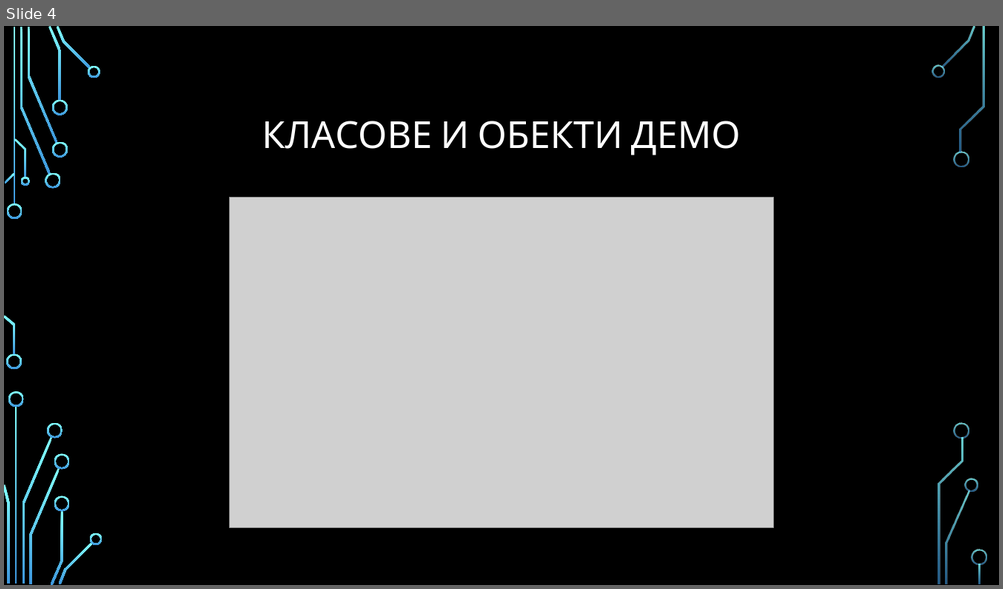
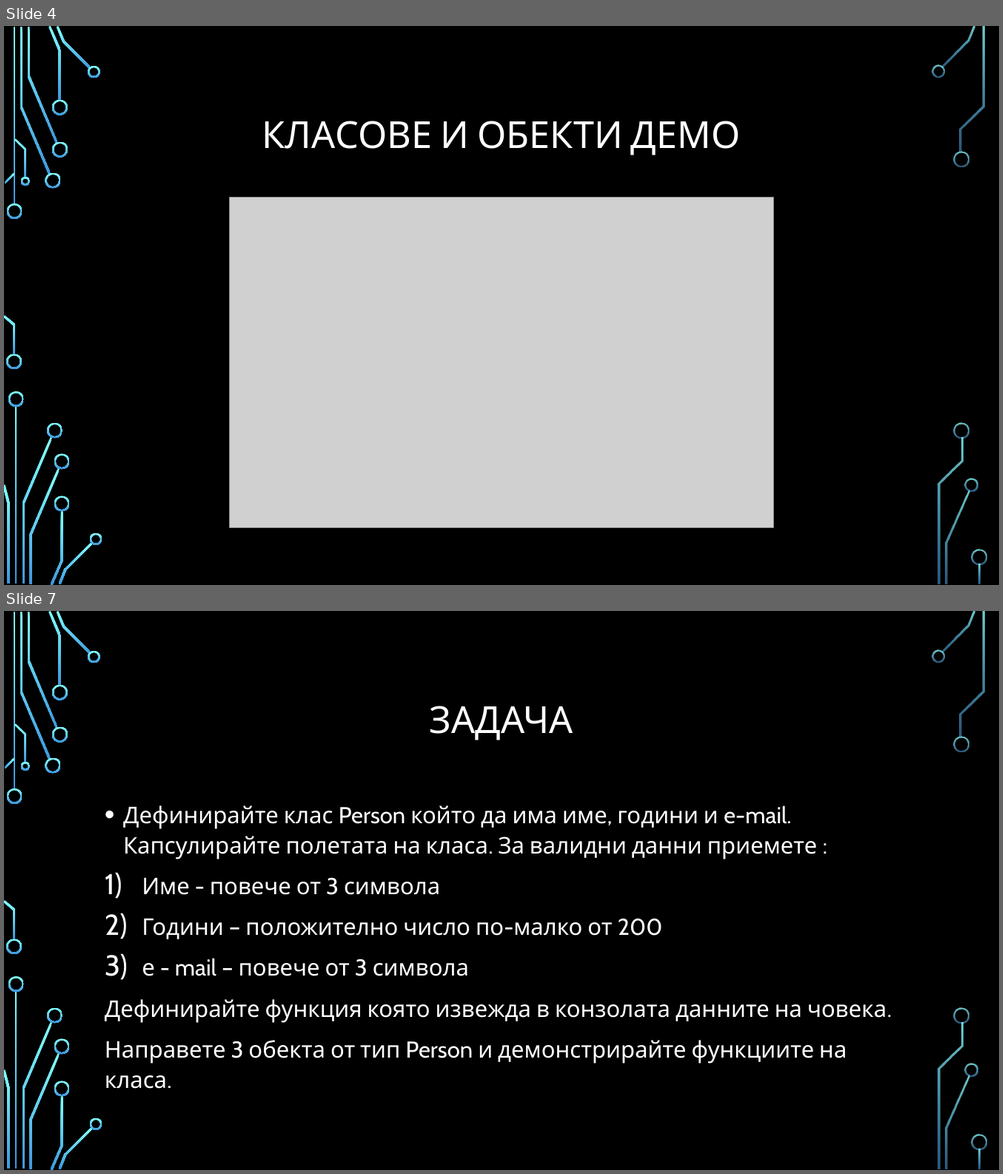
Before and after one commit to Bilyukov/java-course, a slide deck: 05.classes-and-object.pptx. Shown one above the other, each under a label of ours: slide 4 before the commit, slides 4 and 7 after it; the slides between them are not shown. The pictures are 1003x589 and 1003x1174 pixels, drawn with LibreOffice and Linux fonts; fonts in the diff are those of the drawing; grey boxes stand for pictures; background and template pictures are left out. Boxes give left, top, right and bottom in pixels: in the first picture for what was removed or moved away, otherwise in the second. Text is boxed around its words. In the diff, an @@ line names an element or a change of style, - is before the commit and + after.

```diff
--- a/05.classes-and-object.pptx
+++ b/05.classes-and-object.pptx
@@ slide 7 added at (4, 611, 999, 1170), background picture (left out); not listed: 36 template elements that a slide beside it also shows @@
@@ title added at (430, 706, 573, 741), 36 pt, text #FFFFFF @@
+ЗАДАЧА
@@ text added at (105, 806, 886, 1089), 22.2 pt, text #FFFFFF @@
+• Дефинирайте клас Person който да има име, години и e-mail. Капсулирайте полетата на класа. За валидни данни приемете :
+1) Име - повече от 3 символа
+2) Години – положително число по-малко от 200
+3) е - mail – повече от 3 символа
+Дефинирайте функция която извежда в конзолата данните на човека.
+Направете 3 обекта от тип Person и демонстрирайте функциите на класа.
```
Also in this commit, not shown: 4 other slides added, 1 slide removed, 12 other files.
